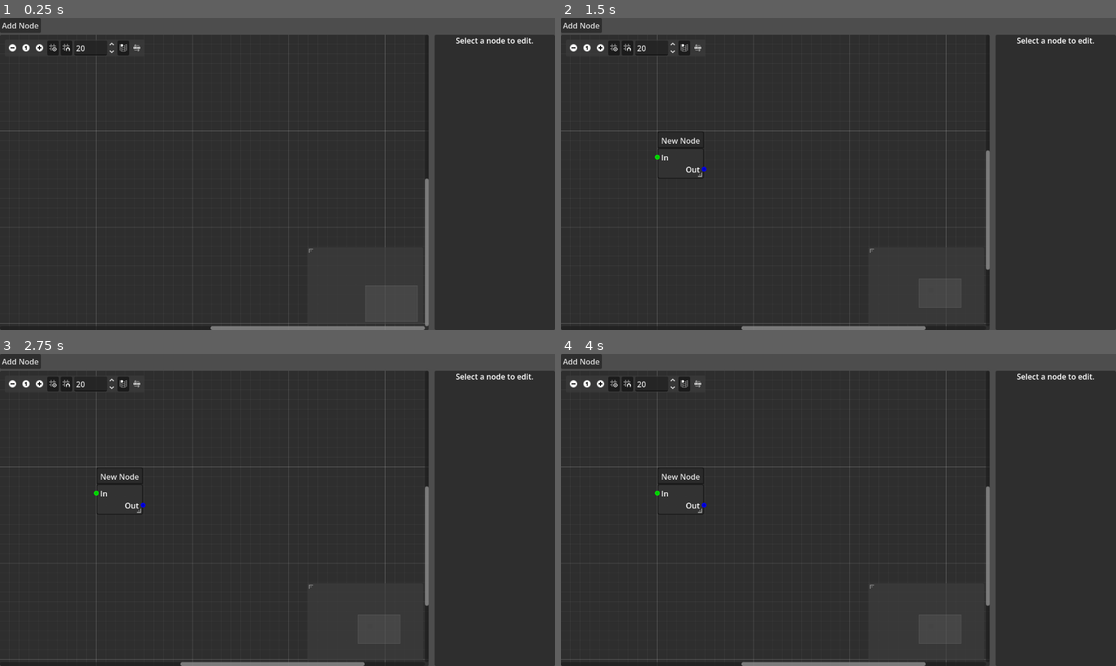
Above: before the commit, frames 1-4 (two rows, left to right).
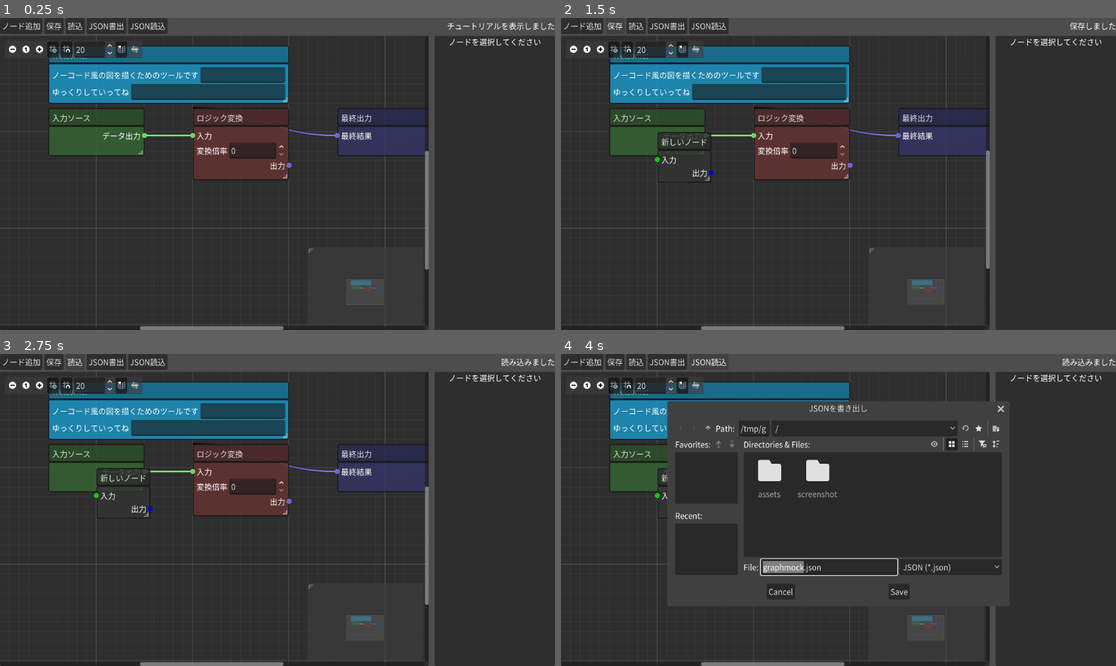
Above: after the commit, the same moments.

Repository: mazboxry/graphmock
Game: Godot game, scene res://Main.tscn
Two runs of this game, one before a commit and one after it. Both use one fixed random seed, a clock stepped at 60 frames per second and the inputs below.
Inputs (mouse positions are in pixels of both pictures, inside the frame that each line leads up to):
- Up to frame 1 (0.25 s): no input
- Up to frame 2 (1.5 s): click "Add Node" (after the commit: "ノード追加") at 0.5 s; click (616, 27) at 1.25 s, where only the run after the commit has a clickable "保存"
- Up to frame 3 (2.75 s): click (77, 363) at 2 s, where only the run after the commit has a clickable "読込"
- Up to frame 4 (4 s): click (666, 363) at 2.75 s, where only the run after the commit has a clickable "JSON書出"; click (710, 363) at 3.5 s, where only the run after the commit has a clickable "JSON読込"

The runs differ from the first frame. In frame 1, 18% of the frame differs, in the area x 0-100%, y 0-100%; in frame 2, 17%; in frame 3, 17%; in frame 4, 10%.

Commit message:
save load

Diff:
--- /dev/null
+++ b/assets/fonts/center_font.tres
@@ -0,0 +1,7 @@
+[gd_resource type="DynamicFont" load_steps=2 format=2]
+
+[ext_resource path="res://assets/fonts/noto_sans_jp-regular.woff2" type="DynamicFontData" id=1]
+
+[resource]
+size = 24
+font_data = ExtResource( 1 )
--- /dev/null
+++ b/assets/fonts/dialog_list.tres
@@ -0,0 +1,7 @@
+[gd_resource type="DynamicFont" load_steps=2 format=2]
+
+[ext_resource path="res://assets/fonts/noto_sans_jp-regular.woff2" type="DynamicFontData" id=1]
+
+[resource]
+size = 32
+font_data = ExtResource( 1 )
--- /dev/null
+++ b/assets/fonts/font16.tres
@@ -0,0 +1,6 @@
+[gd_resource type="DynamicFont" load_steps=2 format=2]
+
+[ext_resource path="res://assets/fonts/noto_sans_jp-regular.woff2" type="DynamicFontData" id=1]
+
+[resource]
+font_data = ExtResource( 1 )
--- /dev/null
+++ b/assets/fonts/font24.tres
@@ -0,0 +1,7 @@
+[gd_resource type="DynamicFont" load_steps=2 format=2]
+
+[ext_resource path="res://assets/fonts/noto_sans_jp-regular.woff2" type="DynamicFontData" id=1]
+
+[resource]
+size = 30
+font_data = ExtResource( 1 )
--- /dev/null
+++ b/assets/fonts/font32.tres
@@ -0,0 +1,7 @@
+[gd_resource type="DynamicFont" load_steps=2 format=2]
+
+[ext_resource path="res://assets/fonts/noto_sans_jp-regular.woff2" type="DynamicFontData" id=1]
+
+[resource]
+size = 32
+font_data = ExtResource( 1 )
--- /dev/null
+++ b/assets/fonts/font32b.tres
@@ -0,0 +1,9 @@
+[gd_resource type="DynamicFont" load_steps=2 format=2]
+
+[ext_resource path="res://assets/fonts/noto_sans_jp-regular.woff2" type="DynamicFontData" id=1]
+
+[resource]
+size = 32
+outline_size = 2
+outline_color = Color( 1, 0.0705882, 0, 1 )
+font_data = ExtResource( 1 )
--- /dev/null
+++ b/assets/fonts/numpad_font.tres
@@ -0,0 +1,7 @@
+[gd_resource type="DynamicFont" load_steps=2 format=2]
+
+[ext_resource path="res://assets/fonts/noto_sans_jp-regular.woff2" type="DynamicFontData" id=1]
+
+[resource]
+size = 48
+font_data = ExtResource( 1 )
--- /dev/null
+++ b/assets/fonts/q_font.tres
@@ -0,0 +1,10 @@
+[gd_resource type="DynamicFont" load_steps=2 format=2]
+
+[ext_resource path="res://assets/fonts/noto_sans_jp-regular.woff2" type="DynamicFontData" id=1]
+
+[resource]
+size = 64
+outline_size = 2
+outline_color = Color( 0, 0, 0, 1 )
+use_filter = true
+font_data = ExtResource( 1 )
--- a/main.gd
+++ b/main.gd
@@ -1,24 +1,102 @@
 extends Control
 
+const SAVE_VERSION := 1
+const DRAFT_SAVE_PATH := "user://graphmock_save.json"
+const DEFAULT_JSON_FILENAME := "graphmock.json"
+const APP_FONT := preload("res://assets/fonts/noto_sans_jp-regular.woff2")
+
+@onready var toolbar: HBoxContainer = $VBoxContainer/Toolbar
 @onready var graph_edit: GraphEdit = $VBoxContainer/HSplitContainer/GraphEdit
 @onready var inspector_panel: PanelContainer = $VBoxContainer/HSplitContainer/InspectorPanel
 @onready var inspector_vbox: VBoxContainer = $VBoxContainer/HSplitContainer/InspectorPanel/ScrollContainer/VBoxContainer
 
 var selected_node: MockNode = null
+var next_node_id := 1
+var status_label: Label
+var export_dialog: FileDialog
+var import_dialog: FileDialog
+var web_import_callback
 
 func _ready():
+	_apply_app_theme()
+	_setup_toolbar()
+	_setup_file_dialogs()
+
 	graph_edit.connection_request.connect(_on_connection_request)
 	graph_edit.disconnection_request.connect(_on_disconnection_request)
 	graph_edit.node_selected.connect(_on_node_selected)
 	graph_edit.node_deselected.connect(_on_node_deselected)
+	graph_edit.delete_nodes_request.connect(_on_delete_nodes_request)
 
 	$VBoxContainer/Toolbar/AddNodeBtn.pressed.connect(_on_add_node_pressed)
 
 	_clear_inspector()
 
+	# Load tutorial if no save exists
+	if not FileAccess.file_exists(DRAFT_SAVE_PATH):
+		_deserialize_graph(_get_tutorial_data())
+		_set_status("チュートリアルを表示しました")
+	else:
+		_on_load_pressed()
+		_set_status("準備完了")
+
+func _apply_app_theme() -> void:
+	var app_theme := Theme.new()
+	app_theme.default_font = APP_FONT
+	app_theme.default_font_size = 16
+	theme = app_theme
+
+func _setup_toolbar() -> void:
+	var add_node_btn: Button = $VBoxContainer/Toolbar/AddNodeBtn
+	add_node_btn.text = "ノード追加"
+
+	var save_btn := Button.new()
+	save_btn.text = "保存"
+	save_btn.pressed.connect(_on_save_pressed)
+	toolbar.add_child(save_btn)
+
+	var load_btn := Button.new()
+	load_btn.text = "読込"
+	load_btn.pressed.connect(_on_load_pressed)
+	toolbar.add_child(load_btn)
+
+	var export_btn := Button.new()
+	export_btn.text = "JSON書出"
+	export_btn.pressed.connect(_on_export_pressed)
+	toolbar.add_child(export_btn)
+
+	var import_btn := Button.new()
+	import_btn.text = "JSON読込"
+	import_btn.pressed.connect(_on_import_pressed)
+	toolbar.add_child(import_btn)
+
+	status_label = Label.new()
+	status_label.text = ""
+	status_label.size_flags_horizontal = Control.SIZE_EXPAND_FILL
+	status_label.horizontal_alignment = HORIZONTAL_ALIGNMENT_RIGHT
+	toolbar.add_child(status_label)
+
+func _setup_file_dialogs() -> void:
+	export_dialog = FileDialog.new()
+	export_dialog.title = "JSONを書き出し"
+	export_dialog.file_mode = FileDialog.FILE_MODE_SAVE_FILE
+	export_dialog.access = FileDialog.ACCESS_FILESYSTEM
+	export_dialog.current_file = DEFAULT_JSON_FILENAME
+	export_dialog.filters = PackedStringArray(["*.json ; JSON"])
+	export_dialog.file_selected.connect(_on_export_file_selected)
+	add_child(export_dialog)
+
+	import_dialog = FileDialog.new()
+	import_dialog.title = "JSONを読み込み"
+	import_dialog.file_mode = FileDialog.FILE_MODE_OPEN_FILE
+	import_dialog.access = FileDialog.ACCESS_FILESYSTEM
+	import_dialog.filters = PackedStringArray(["*.json ; JSON"])
+	import_dialog.file_selected.connect(_on_import_file_selected)
+	add_child(import_dialog)
+
 func _on_add_node_pressed():
-	var node = MockNode.new()
-	node.title = "New Node"
+	var node = _create_mock_node()
+	node.title = "新しいノード"
 
 	# Initial offset in the center of the scroll offset
 	node.position_offset = graph_edit.scroll_offset + Vector2(200, 200)
@@ -26,8 +104,26 @@
 	graph_edit.add_child(node)
 
 	# Add default port
-	node.add_port("In", true, false, Color.GREEN)
-	node.add_port("Out", false, true, Color.BLUE)
+	node.add_port("入力", true, false, Color.GREEN)
+	node.add_port("出力", false, true, Color.BLUE)
+	_set_status("ノードを追加しました")
+
+func _create_mock_node() -> MockNode:
+	var node := MockNode.new()
+	node.graphmock_id = _allocate_node_id()
+	node.name = node.graphmock_id
+	return node
+
+func _allocate_node_id() -> String:
+	var node_id := "node_%04d" % next_node_id
+	next_node_id += 1
+	return node_id
+
+func _sync_next_node_id_from(node_id: String) -> void:
+	if not node_id.begins_with("node_"):
+		return
+	var number := node_id.trim_prefix("node_").to_int()
+	next_node_id = max(next_node_id, number + 1)
 
 func _on_connection_request(from_node: StringName, from_port: int, to_node: StringName, to_port: int):
 	graph_edit.connect_node(from_node, from_port, to_node, to_port)
@@ -45,13 +141,32 @@
 		selected_node = null
 		_clear_inspector()
 
+func _on_delete_nodes_request(nodes: Array[StringName]):
+	for node_name in nodes:
+		var node = graph_edit.get_node_or_null(NodePath(node_name))
+		if node:
+			_delete_node(node)
+
+func _delete_node(node: Node):
+	# Disconnect all connections related to this node
+	var node_name = node.name
+	for c in graph_edit.get_connection_list():
+		if c["from_node"] == node_name or c["to_node"] == node_name:
+			graph_edit.disconnect_node(c["from_node"], c["from_port"], c["to_node"], c["to_port"])
+
+	if node == selected_node:
+		selected_node = null
+		_clear_inspector()
+
+	node.queue_free()
+
 func _clear_inspector():
 	for child in inspector_vbox.get_children():
 		inspector_vbox.remove_child(child)
 		child.queue_free()
 
 	var label = Label.new()
-	label.text = "Select a node to edit."
+	label.text = "ノードを選択してください"
 	label.horizontal_alignment = HORIZONTAL_ALIGNMENT_CENTER
 	inspector_vbox.add_child(label)
 
@@ -65,7 +180,7 @@
 
 	var title_hbox = HBoxContainer.new()
 	var title_lbl = Label.new()
-	title_lbl.text = "Title:"
+	title_lbl.text = "タイトル:"
 	var title_le = LineEdit.new()
 	title_le.text = selected_node.title
 	title_le.size_flags_horizontal = Control.SIZE_EXPAND_FILL
@@ -76,7 +191,7 @@
 
 	var color_hbox = HBoxContainer.new()
 	var color_lbl = Label.new()
-	color_lbl.text = "Color:"
+	color_lbl.text = "色:"
 	var color_picker = ColorPickerButton.new()
 	color_picker.color = selected_node.node_color
 	color_picker.size_flags_horizontal = Control.SIZE_EXPAND_FILL
@@ -85,30 +200,36 @@
 	color_hbox.add_child(color_picker)
 	inspector_vbox.add_child(color_hbox)
 
+	var del_node_btn = Button.new()
+	del_node_btn.text = "このノードを削除"
+	del_node_btn.modulate = Color.INDIAN_RED
+	del_node_btn.pressed.connect(func(): _delete_node(selected_node))
+	inspector_vbox.add_child(del_node_btn)
+
 	inspector_vbox.add_child(HSeparator.new())
 
 	var port_title = Label.new()
-	port_title.text = "Ports / Properties"
+	port_title.text = "ソケット / プロパティ"
 	inspector_vbox.add_child(port_title)
 
 	# Actions
 	var action_hbox = HBoxContainer.new()
 	var add_in_btn = Button.new()
-	add_in_btn.text = "+ Input"
+	add_in_btn.text = "+ 入力"
 	add_in_btn.pressed.connect(func():
-		selected_node.add_port("In", true, false, Color.WHITE)
+		selected_node.add_port("入力", true, false, Color.WHITE)
 		_build_inspector()
 	)
 	var add_out_btn = Button.new()
-	add_out_btn.text = "+ Output"
+	add_out_btn.text = "+ 出力"
 	add_out_btn.pressed.connect(func():
-		selected_node.add_port("Out", false, true, Color.WHITE)
+		selected_node.add_port("出力", false, true, Color.WHITE)
 		_build_inspector()
 	)
 	var add_prop_btn = Button.new()
-	add_prop_btn.text = "+ Prop"
+	add_prop_btn.text = "+ プロパティ"
 	add_prop_btn.pressed.connect(func():
-		selected_node.add_property("Prop", "string")
+		selected_node.add_property("プロパティ", "string")
 		_build_inspector()
 	)
 	action_hbox.add_child(add_in_btn)
@@ -125,14 +246,12 @@
 
 		var row1 = HBoxContainer.new()
 		var del_btn = Button.new()
-		del_btn.text = "X"
+		del_btn.text = "削除"
 		del_btn.pressed.connect(func():
-			# When port removed, disconnect existing connections to/from it.
-			# For MVP, we can just let GraphEdit handle dangling lines or clear them.
-			# Clearing all connections to this node for simplicity.
-			var name = selected_node.name
+			# When a slot changes, clear this node's existing connections to avoid stale port indices.
+			var node_name = selected_node.name
 			for c in graph_edit.get_connection_list():
-				if c["from_node"] == name or c["to_node"] == name:
+				if c["from_node"] == node_name or c["to_node"] == node_name:
 					graph_edit.disconnect_node(c["from_node"], c["from_port"], c["to_node"], c["to_port"])
 			selected_node.remove_item(i)
 			_build_inspector()
@@ -140,7 +259,7 @@
 		row1.add_child(del_btn)
 
 		var type_lbl = Label.new()
-		type_lbl.text = item["type"].to_upper()
+		type_lbl.text = "ソケット" if item["type"] == "port" else "プロパティ"
 		row1.add_child(type_lbl)
 
 		var name_le = LineEdit.new()
@@ -157,7 +276,7 @@
 		if item["type"] == "port":
 			var row2 = HBoxContainer.new()
 			var in_cb = CheckBox.new()
-			in_cb.text = "In"
+			in_cb.text = "入力"
 			in_cb.button_pressed = item["is_input"]
 			in_cb.toggled.connect(func(pressed):
 				selected_node.items[i]["is_input"] = pressed
@@ -166,7 +285,7 @@
 			row2.add_child(in_cb)
 
 			var out_cb = CheckBox.new()
-			out_cb.text = "Out"
+			out_cb.text = "出力"
 			out_cb.button_pressed = item["is_output"]
 			out_cb.toggled.connect(func(pressed):
 				selected_node.items[i]["is_output"] = pressed
@@ -186,3 +305,316 @@
 
 		inspector_vbox.add_child(item_vbox)
 		inspector_vbox.add_child(HSeparator.new())
+
+func _on_save_pressed() -> void:
+	var result := _write_text_file(DRAFT_SAVE_PATH, _serialize_graph_text())
+	_set_status("保存しました" if result == OK else "保存に失敗しました")
+
+func _on_load_pressed() -> void:
+	if not FileAccess.file_exists(DRAFT_SAVE_PATH):
+		_set_status("保存ファイルがありません")
+		return
+	var file := FileAccess.open(DRAFT_SAVE_PATH, FileAccess.READ)
+	if file == null:
+		_set_status("読込に失敗しました")
+		return
+	_load_graph_text(file.get_as_text())
+
+func _on_export_pressed() -> void:
+	var json_text := _serialize_graph_text()
+	if OS.get_name() == "Web":
+		_export_json_web(json_text)
+	else:
+		export_dialog.current_file = DEFAULT_JSON_FILENAME
+		export_dialog.popup_centered_ratio(0.6)
+
+func _on_import_pressed() -> void:
+	if OS.get_name() == "Web":
+		_import_json_web()
+	else:
+		import_dialog.popup_centered_ratio(0.6)
+
+func _on_export_file_selected(path: String) -> void:
+	var result := _write_text_file(path, _serialize_graph_text())
+	_set_status("JSONを書き出しました" if result == OK else "JSON書き出しに失敗しました")
+
+func _on_import_file_selected(path: String) -> void:
+	var file := FileAccess.open(path, FileAccess.READ)
+	if file == null:
+		_set_status("JSON読込に失敗しました")
+		return
+	_load_graph_text(file.get_as_text())
+
+func _write_text_file(path: String, text: String) -> Error:
+	var file := FileAccess.open(path, FileAccess.WRITE)
+	if file == null:
+		return FileAccess.get_open_error()
+	file.store_string(text)
+	return OK
+
+func _serialize_graph_text() -> String:
+	return JSON.stringify(_serialize_graph(), "\t")
+
+func _serialize_graph() -> Dictionary:
+	var node_name_to_id := {}
+	var nodes: Array = []
+	for child in graph_edit.get_children():
+		if child is MockNode:
+			if child.graphmock_id == "":
+				child.graphmock_id = _allocate_node_id()
+			node_name_to_id[child.name] = child.graphmock_id
+			nodes.append(child.to_save_dict())
+
+	var connections: Array = []
+	for connection in graph_edit.get_connection_list():
+		var from_node_id = node_name_to_id.get(connection["from_node"], "")
+		var to_node_id = node_name_to_id.get(connection["to_node"], "")
+		if from_node_id == "" or to_node_id == "":
+			continue
+		connections.append({
+			"from_node_id": from_node_id,
+			"from_port": connection["from_port"],
+			"to_node_id": to_node_id,
+			"to_port": connection["to_port"]
+		})
+
+	return {
+		"version": SAVE_VERSION,
+		"graph": {
+			"scroll_offset": MockNode._vector2_to_array(graph_edit.scroll_offset),
+			"zoom": graph_edit.zoom
+		},
+		"nodes": nodes,
+		"connections": connections
+	}
+
+func _load_graph_text(json_text: String) -> void:
+	var json := JSON.new()
+	var parse_error := json.parse(json_text)
+	if parse_error != OK:
+		_set_status("JSONが不正です")
+		return
+
+	var data = json.data
+	if not (data is Dictionary):
+		_set_status("JSON形式が違います")
+		return
+	if int(data.get("version", 0)) > SAVE_VERSION:
+		_set_status("この保存データは新しすぎます")
+		return
+
+	_deserialize_graph(data)
+	_set_status("読み込みました")
+
+func _deserialize_graph(data: Dictionary) -> void:
+	_clear_graph()
+	next_node_id = 1
+
+	var id_to_node := {}
+	var saved_nodes = data.get("nodes", [])
+	if saved_nodes is Array:
+		for node_data in saved_nodes:
+			if not (node_data is Dictionary):
+				continue
+			var node := MockNode.new()
+			node.from_save_dict(node_data)
+			if node.graphmock_id == "":
+				node.graphmock_id = _allocate_node_id()
+				node.name = node.graphmock_id
+			_sync_next_node_id_from(node.graphmock_id)
+			graph_edit.add_child(node)
+			id_to_node[node.graphmock_id] = node
+
+	var saved_connections = data.get("connections", [])
+	if saved_connections is Array:
+		for connection in saved_connections:
+			if not (connection is Dictionary):
+				continue
+			var from_node: MockNode = id_to_node.get(connection.get("from_node_id", ""))
+			var to_node: MockNode = id_to_node.get(connection.get("to_node_id", ""))
+			var from_port := int(connection.get("from_port", -1))
+			var to_port := int(connection.get("to_port", -1))
+			if from_node == null or to_node == null:
+				continue
+			if from_port < 0 or to_port < 0:
+				continue
+			if from_port >= from_node.items.size() or to_port >= to_node.items.size():
+				continue
+			graph_edit.connect_node(from_node.name, from_port, to_node.name, to_port)
+
+	var graph_data = data.get("graph", {})
+	if graph_data is Dictionary:
+		graph_edit.scroll_offset = MockNode._array_to_vector2(graph_data.get("scroll_offset", [0.0, 0.0]))
+		graph_edit.zoom = float(graph_data.get("zoom", 1.0))
+
+	selected_node = null
+	_clear_inspector()
+
+func _clear_graph() -> void:
+	for connection in graph_edit.get_connection_list():
+		graph_edit.disconnect_node(connection["from_node"], connection["from_port"], connection["to_node"], connection["to_port"])
+	for child in graph_edit.get_children():
+		if child is MockNode:
+			graph_edit.remove_child(child)
+			child.queue_free()
+
+func _export_json_web(json_text: String) -> void:
+	var escaped_text := JSON.stringify(json_text)
+	var escaped_name := JSON.stringify(DEFAULT_JSON_FILENAME)
+	var js_code := """
+		const data = %s;
+		const filename = %s;
+		const blob = new Blob([data], { type: "application/json;charset=utf-8" });
+		const url = URL.createObjectURL(blob);
+		const a = document.createElement("a");
+		a.href = url;
+		a.download = filename;
+		document.body.appendChild(a);
+		a.click();
+		a.remove();
+		URL.revokeObjectURL(url);
+	""" % [escaped_text, escaped_name]
+	JavaScriptBridge.eval(js_code, true)
+	_set_status("JSONを書き出しました")
+
+func _import_json_web() -> void:
+	web_import_callback = JavaScriptBridge.create_callback(_on_web_import_loaded)
+	JavaScriptBridge.eval("""
+		window.graphmockReadJson = function(callback) {
+			const input = document.createElement("input");
+			input.type = "file";
+			input.accept = "application/json,.json";
+			input.onchange = function() {
+				const file = input.files && input.files[0];
+				if (!file) {
+					callback("");
+					return;
+				}
+				const reader = new FileReader();
+				reader.onload = function() { callback(String(reader.result || "")); };
+				reader.onerror = function() { callback(""); };
+				reader.readAsText(file, "utf-8");
+			};
+			input.click();
+		};
+	""", true)
+	var window = JavaScriptBridge.get_interface("window")
+	window.graphmockReadJson(web_import_callback)
+
+func _on_web_import_loaded(args: Array) -> void:
+	if args.is_empty() or str(args[0]) == "":
+		_set_status("JSON読込をキャンセルしました")
+		return
+	_load_graph_text(str(args[0]))
+
+func _set_status(message: String) -> void:
+	if status_label:
+		status_label.text = message
+
+func _get_tutorial_data() -> Dictionary:
+	return {
+		"version": SAVE_VERSION,
+		"graph": {
+			"scroll_offset": [0.0, 0.0],
+			"zoom": 1.0
+		},
+		"nodes": [
+			{
+				"id": "node_0000",
+				"name": "node_0000",
+				"title": "Welcome!",
+				"position_offset": [100.0, 20.0],
+				"size": [500.0, 100.0],
+				"node_color": [0.1, 0.6, 0.8, 0.8],
+				"items": [
+					{
+						"type": "property",
+						"name": "ノーコード風の図を描くためのツールです",
+						"prop_type": "string"
+					},
+					{
+						"type": "property",
+						"name": "ゆっくりしていってね",
+						"prop_type": "string"
+					}
+				]
+			},
+			{
+				"id": "node_0001",
+				"name": "node_0001",
+				"title": "入力ソース",
+				"position_offset": [100.0, 150.0],
+				"size": [200.0, 100.0],
+				"node_color": [0.2, 0.4, 0.2, 0.8],
+				"items": [
+					{
+						"type": "port",
+						"name": "データ出力",
+						"is_input": false,
+						"is_output": true,
+						"color": [0.5, 1.0, 0.5, 1.0]
+					}
+				]
+			},
+			{
+				"id": "node_0002",
+				"name": "node_0002",
+				"title": "ロジック変換",
+				"position_offset": [400.0, 150.0],
+				"size": [200.0, 150.0],
+				"node_color": [0.4, 0.2, 0.2, 0.8],
+				"items": [
+					{
+						"type": "port",
+						"name": "入力",
+						"is_input": true,
+						"is_output": false,
+						"color": [0.5, 1.0, 0.5, 1.0]
+					},
+					{
+						"type": "property",
+						"name": "変換倍率",
+						"prop_type": "number"
+					},
+					{
+						"type": "port",
+						"name": "出力",
+						"is_input": false,
+						"is_output": true,
+						"color": [0.5, 0.5, 1.0, 1.0]
+					}
+				]
+			},
+			{
+				"id": "node_0003",
+				"name": "node_0003",
+				"title": "最終出力",
+				"position_offset": [700.0, 150.0],
+				"size": [200.0, 100.0],
+				"node_color": [0.2, 0.2, 0.4, 0.8],
+				"items": [
+					{
+						"type": "port",
+						"name": "最終結果",
+						"is_input": true,
+						"is_output": false,
+						"color": [0.5, 0.5, 1.0, 1.0]
+					}
+				]
+			}
+		],
+		"connections": [
+			{
+				"from_node_id": "node_0001",
+				"from_port": 0,
+				"to_node_id": "node_0002",
+				"to_port": 0
+			},
+			{
+				"from_node_id": "node_0002",
+				"from_port": 2,
+				"to_node_id": "node_0003",
+				"to_port": 0
+			}
+		]
+	}
--- a/mock_node.gd
+++ b/mock_node.gd
@@ -2,6 +2,7 @@
 class_name MockNode
 
 var node_color: Color = Color(0.2, 0.2, 0.2, 0.8)
+var graphmock_id: String = ""
 
 # Array of dictionaries holding row data
 var items: Array[Dictionary] = []
@@ -9,9 +10,11 @@
 func _ready():
 	# Let GraphEdit handle dragging and resizing
 	resizable = true
+	resize_request.connect(_on_resize_request)
 	_update_visuals()
 
-	# Connect internal signals if needed, but resize_request is handled if resizable = true
+func _on_resize_request(new_size: Vector2):
+	size = new_size
 
 func set_node_title(new_title: String):
 	title = new_title
@@ -50,6 +53,45 @@
 	add_theme_stylebox_override("panel_selected", sb_selected)
 	add_theme_stylebox_override("titlebar", sb_titlebar)
 	add_theme_stylebox_override("titlebar_selected", sb_titlebar_sel)
+
+func to_save_dict() -> Dictionary:
+	var saved_items: Array = []
+	for item in items:
+		var saved_item: Dictionary = item.duplicate(true)
+		if saved_item.has("color"):
+			saved_item["color"] = _color_to_array(saved_item["color"])
+		saved_items.append(saved_item)
+
+	return {
+		"id": graphmock_id,
+		"name": name,
+		"title": title,
+		"position_offset": _vector2_to_array(position_offset),
+		"size": _vector2_to_array(size),
+		"node_color": _color_to_array(node_color),
+		"items": saved_items
+	}
+
+func from_save_dict(data: Dictionary) -> void:
+	graphmock_id = str(data.get("id", ""))
+	name = str(data.get("name", graphmock_id if graphmock_id != "" else "MockNode"))
+	title = str(data.get("title", "ノード"))
+	position_offset = _array_to_vector2(data.get("position_offset", [0.0, 0.0]))
+	node_color = _array_to_color(data.get("node_color", [0.2, 0.2, 0.2, 0.8]))
+
+	items.clear()
+	var saved_items = data.get("items", [])
+	if saved_items is Array:
+		for saved_item in saved_items:
+			if saved_item is Dictionary:
+				var item: Dictionary = saved_item.duplicate(true)
+				if item.has("color"):
+					item["color"] = _array_to_color(item["color"])
+				items.append(item)
+
+	_update_visuals()
+	_rebuild_ui()
+	size = _array_to_vector2(data.get("size", size))
 
 func add_port(port_name: String, is_input: bool, is_output: bool, color: Color = Color.WHITE):
 	items.append({
@@ -131,3 +173,19 @@
 
 func _update_visuals():
 	set_node_color(node_color)
+
+static func _color_to_array(color: Color) -> Array:
+	return [color.r, color.g, color.b, color.a]
+
+static func _array_to_color(value, fallback: Color = Color.WHITE) -> Color:
+	if value is Array and value.size() >= 4:
+		return Color(float(value[0]), float(value[1]), float(value[2]), float(value[3]))
+	return fallback
+
+static func _vector2_to_array(value: Vector2) -> Array:
+	return [value.x, value.y]
+
+static func _array_to_vector2(value, fallback: Vector2 = Vector2.ZERO) -> Vector2:
+	if value is Array and value.size() >= 2:
+		return Vector2(float(value[0]), float(value[1]))
+	return fallback
Binary file added: assets/fonts/noto_sans_jp-regular.woff2
Not shown, added: assets/fonts/noto_sans_jp-regular.woff2.import
Not shown, added: export_presets.cfg
